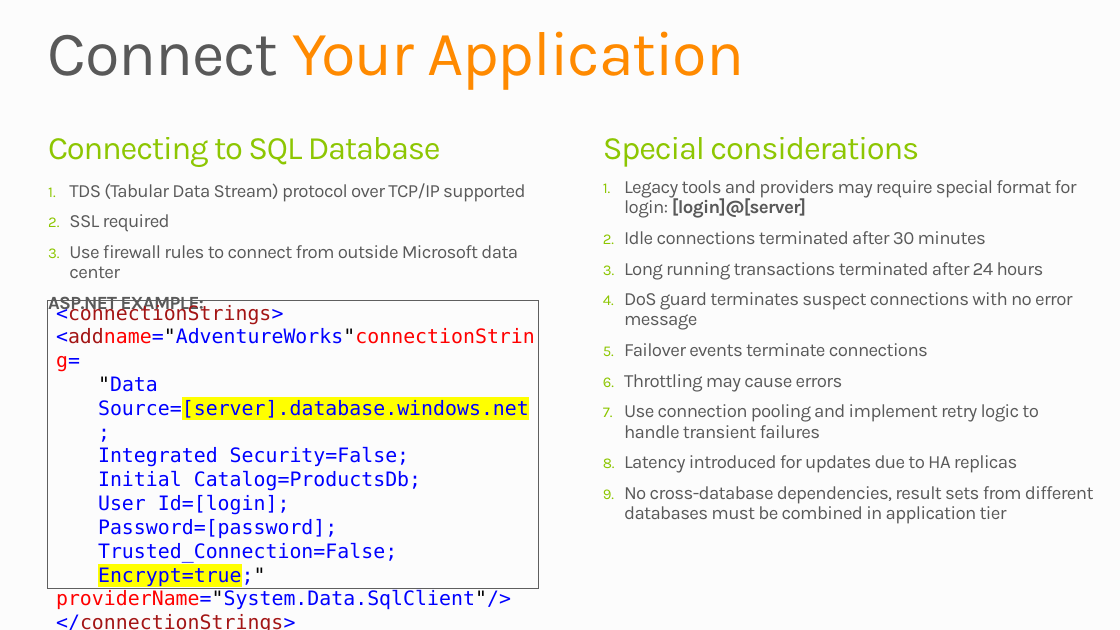
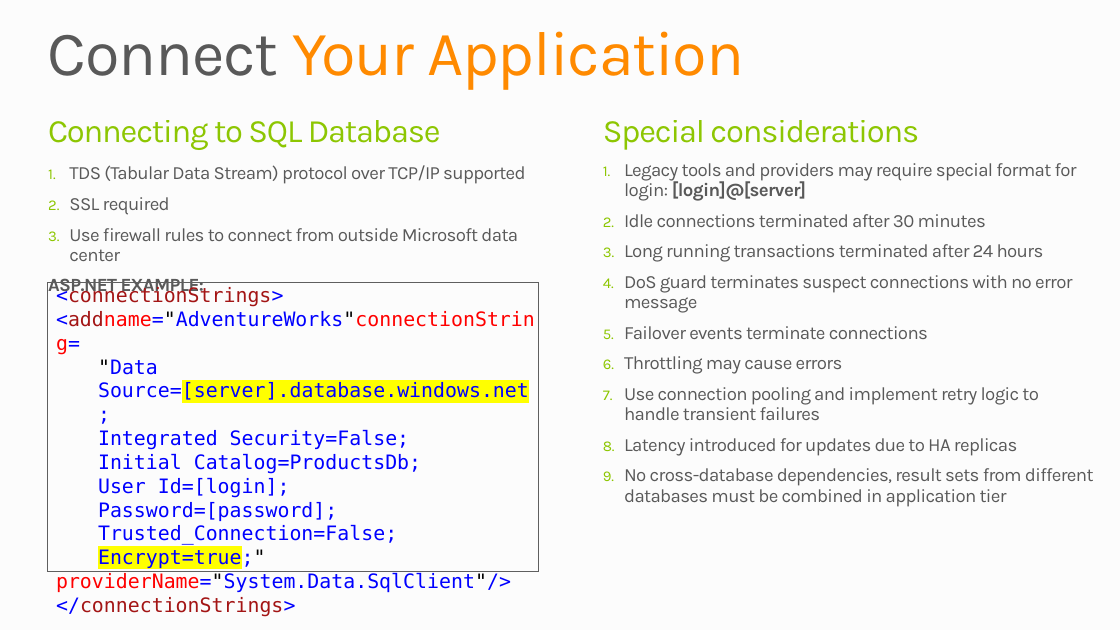
Before and after one commit to mwasham/WATK-Presentations, a slide deck: slide 19 of WindowsAzureSQLDatabase/WindowsAzureSQLDatabase.pptx. Drawn at 1120x630 pixels with LibreOffice and Linux fonts; fonts in the diff are those of the drawing; background and template pictures are left out. Boxes give left, top, right and bottom in pixels: in the first picture for what was removed or moved away, otherwise in the second. Text is boxed around its words. In the diff, an @@ line names an element or a change of style, - is before the commit and + after.

```diff
--- a/WindowsAzureSQLDatabase/WindowsAzureSQLDatabase.pptx
+++ b/WindowsAzureSQLDatabase/WindowsAzureSQLDatabase.pptx
@@ 2 texts, 1 rectangle: place and size @@
-2 texts, 1 rectangle at (48, 137, 1094, 589)
+2 texts, 1 rectangle at (48, 120, 1094, 571)
```
Also in this commit, not shown: 9 other slides changed, 1 slide added, 2 slides removed.
